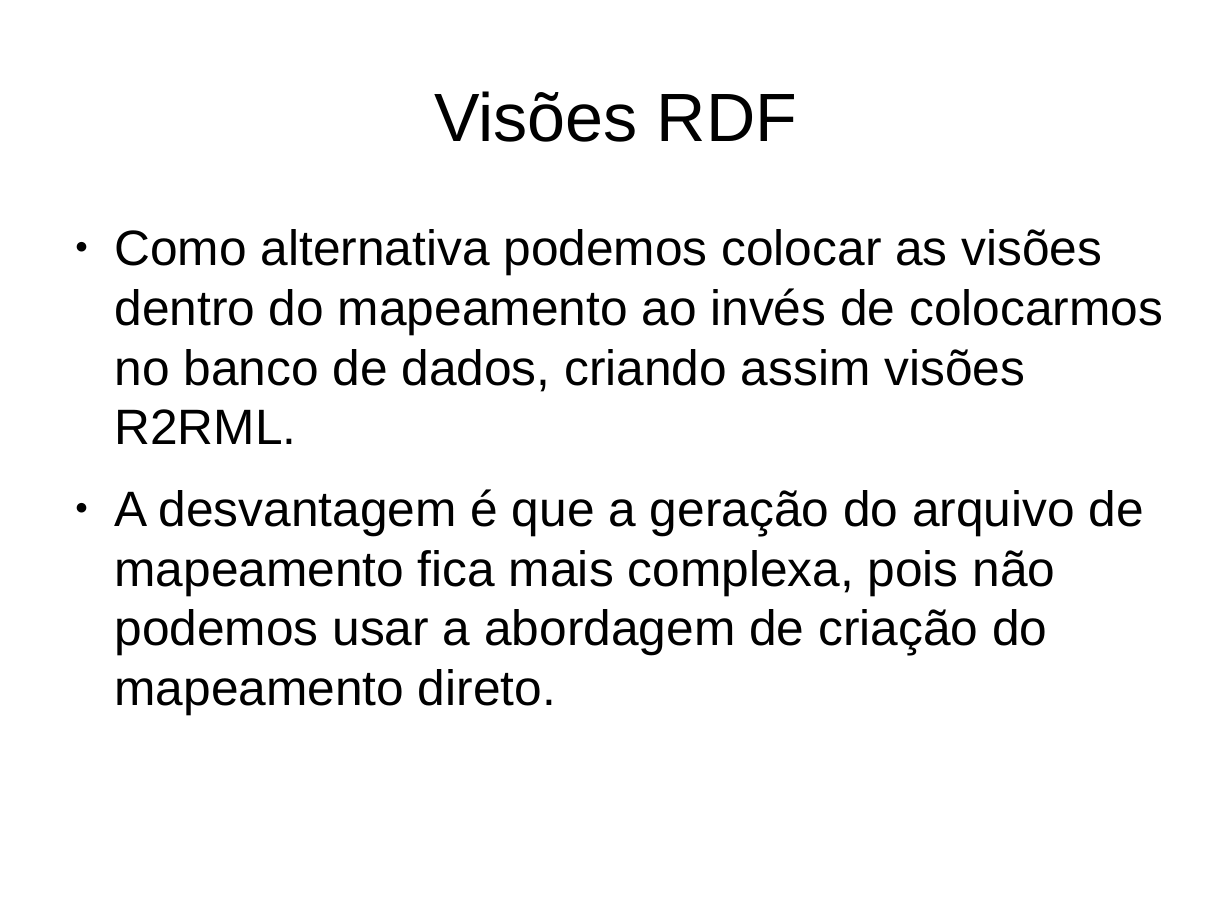
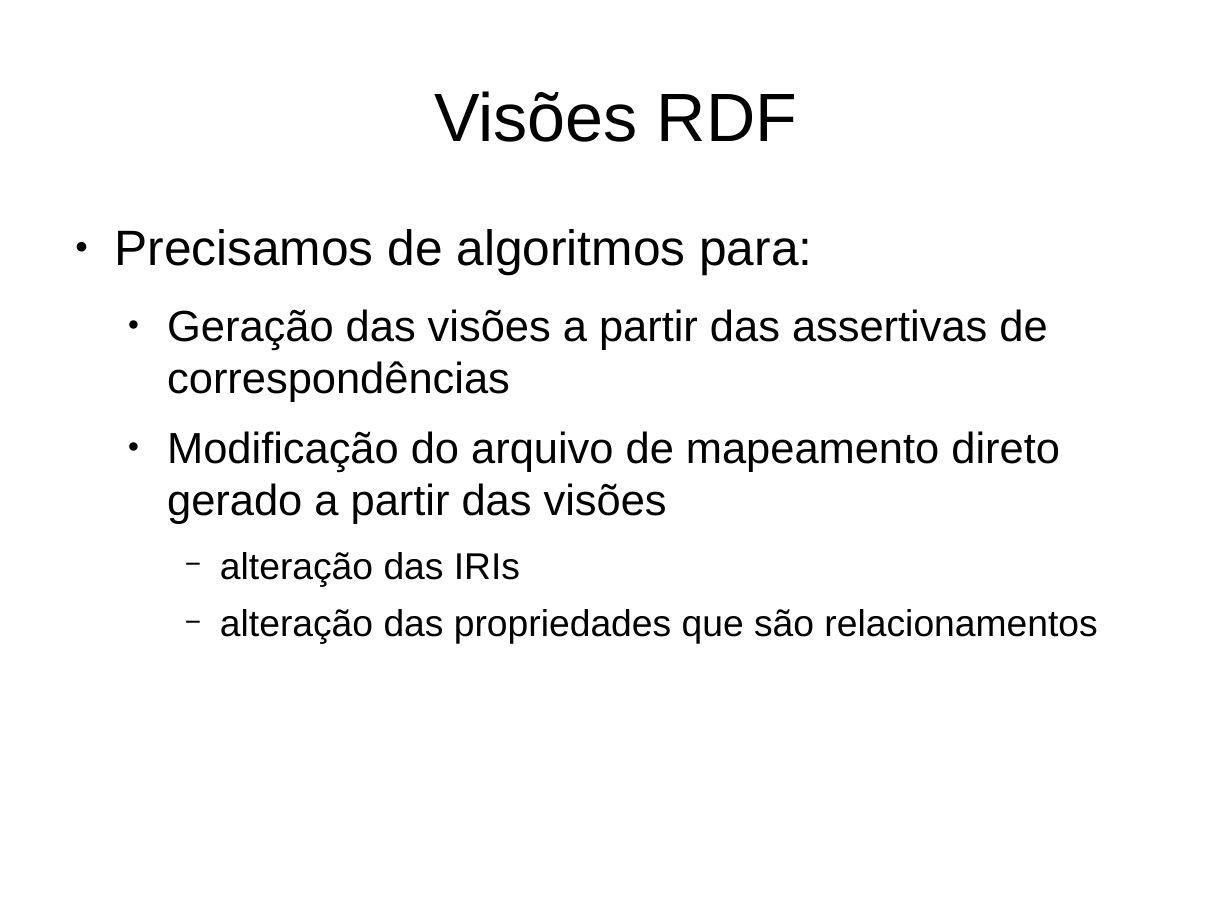
Before and after one commit to luiseufrasio/mestrado-ufc-eufrasio, a slide deck: slide 41 of docs/proposta.odp (slide 24 before the commit). Drawn at 1232x924 pixels with LibreOffice and Linux fonts; fonts in the diff are those of the drawing. Boxes give left, top, right and bottom in pixels: in the first picture for what was removed or moved away, otherwise in the second. Text is boxed around its words. In the diff, an @@ line names an element or a change of style, - is before the commit and + after.

```diff
--- a/docs/proposta.odp
+++ b/docs/proposta.odp
@@ text at bbox=[114, 229, 1097, 644]: text changed; size 32 to 28 pt @@
-● Como alternativa podemos colocar as visões dentro do mapeamento ao invés de colocarmos no banco de dados, criando assim visões R2RML.
-● A desvantagem é que a geração do arquivo de mapeamento fica mais complexa, pois não podemos usar a abordagem de criação do mapeamento direto.
+● Precisamos de algoritmos para:
+  ● Geração das visões a partir das assertivas de correspondências
+  ● Modificação do arquivo de mapeamento direto gerado a partir das visões
+    − alteração das IRIs
+    − alteração das propriedades que são relacionamentos
```
Also in this commit, not shown: 25 other slides changed, 42 slides added, 9 slides removed.
